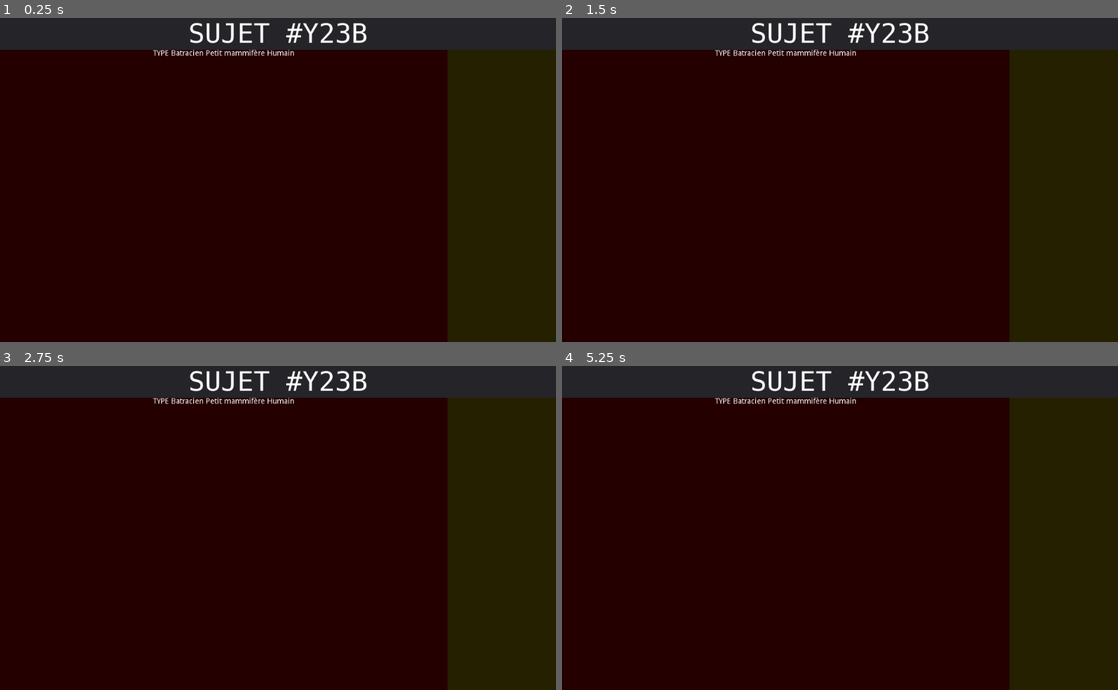
Above: before the commit, frames 1-4 (two rows, left to right).
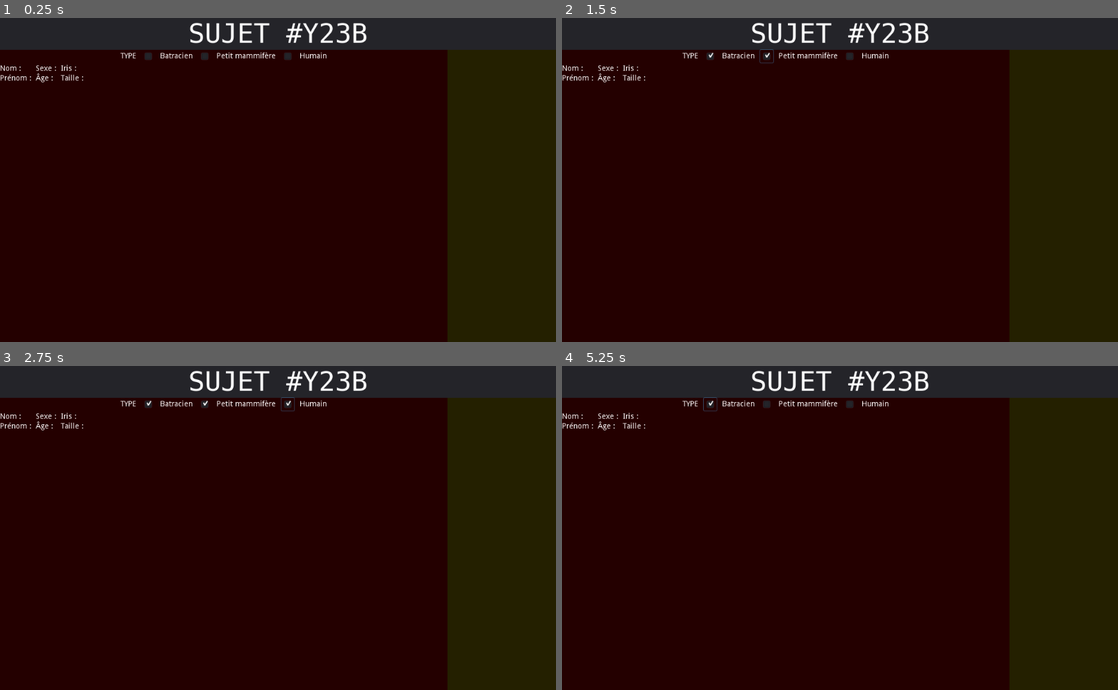
Above: after the commit, the same moments.

Repository: ptiteigne/EscapeProgramme
Game: Godot game, scene res://TestRe.tscn
The game is run twice, just before and just after one commit, with the same random seed, the same clock (stepped at 60 frames per second) and the same inputs. The project has no main scene, so this scene is started directly.
Inputs (mouse positions are in pixels of both pictures, inside the frame that each line leads up to):
- Up to frame 1 (0.25 s): no input
- Up to frame 2 (1.5 s): click (712, 56) at 0.52 s; click (767, 56) at 1.27 s
- Up to frame 3 (2.75 s): click (289, 404) at 2.02 s
- Up to frame 4 (5.25 s): click (712, 404) at 2.77 s; click (767, 404) at 3.52 s; click (851, 404) at 4.27 s; click (712, 404) at 5.02 s

The runs differ from the first frame. In frame 1, 0.7% of the frame differs, in the area x 0-59%, y 9-20%; in frame 2, 0.7%; in frame 3, 0.7%; in frame 4, 0.7%.

Commit message:
Added the identity container

Diff:
--- a/TestRe.tscn
+++ b/TestRe.tscn
@@ -98,30 +98,223 @@
 alignment = 0
 _sections_unfolded = [ "Anchor", "Margin", "Visibility" ]
 
-[node name="HBoxContainer" type="HBoxContainer" parent="Panel/Panel2/VBoxContainer" index="0"]
+[node name="TypeContainer" type="HBoxContainer" parent="Panel/Panel2/VBoxContainer" index="0"]
 
 anchor_left = 0.0
 anchor_top = 0.0
 anchor_right = 0.0
 anchor_bottom = 0.0
 margin_right = 824.0
+margin_bottom = 24.0
+rect_pivot_offset = Vector2( 0, 0 )
+rect_clip_content = false
+mouse_filter = 1
+mouse_default_cursor_shape = 0
+size_flags_horizontal = 1
+size_flags_vertical = 1
+custom_constants/separation = 10
+alignment = 1
+_sections_unfolded = [ "custom_constants" ]
+
+[node name="TypeLabel" type="Label" parent="Panel/Panel2/VBoxContainer/TypeContainer" index="0"]
+
+anchor_left = 0.0
+anchor_top = 0.0
+anchor_right = 0.0
+anchor_bottom = 0.0
+margin_left = 222.0
+margin_top = 5.0
+margin_right = 251.0
+margin_bottom = 19.0
+rect_pivot_offset = Vector2( 0, 0 )
+rect_clip_content = false
+mouse_filter = 2
+mouse_default_cursor_shape = 0
+size_flags_horizontal = 1
+size_flags_vertical = 4
+text = "TYPE"
+percent_visible = 1.0
+lines_skipped = 0
+max_lines_visible = -1
+_sections_unfolded = [ "Anchor", "Grow Direction", "Margin" ]
+
+[node name="BatracienCheck" type="CheckBox" parent="Panel/Panel2/VBoxContainer/TypeContainer" index="1"]
+
+anchor_left = 0.0
+anchor_top = 0.0
+anchor_right = 0.0
+anchor_bottom = 0.0
+margin_left = 261.0
+margin_right = 285.0
+margin_bottom = 24.0
+rect_pivot_offset = Vector2( 0, 0 )
+rect_clip_content = false
+focus_mode = 2
+mouse_filter = 0
+mouse_default_cursor_shape = 0
+size_flags_horizontal = 1
+size_flags_vertical = 1
+toggle_mode = true
+enabled_focus_mode = 2
+shortcut = null
+group = null
+flat = false
+align = 0
+
+[node name="BatracienLabel" type="Label" parent="Panel/Panel2/VBoxContainer/TypeContainer" index="2"]
+
+anchor_left = 0.0
+anchor_top = 0.0
+anchor_right = 0.0
+anchor_bottom = 0.0
+margin_left = 295.0
+margin_top = 5.0
+margin_right = 355.0
+margin_bottom = 19.0
+rect_pivot_offset = Vector2( 0, 0 )
+rect_clip_content = false
+mouse_filter = 2
+mouse_default_cursor_shape = 0
+size_flags_horizontal = 1
+size_flags_vertical = 4
+text = "Batracien"
+percent_visible = 1.0
+lines_skipped = 0
+max_lines_visible = -1
+
+[node name="MammiCheck" type="CheckBox" parent="Panel/Panel2/VBoxContainer/TypeContainer" index="3"]
+
+anchor_left = 0.0
+anchor_top = 0.0
+anchor_right = 0.0
+anchor_bottom = 0.0
+margin_left = 365.0
+margin_right = 389.0
+margin_bottom = 24.0
+rect_pivot_offset = Vector2( 0, 0 )
+rect_clip_content = false
+focus_mode = 2
+mouse_filter = 0
+mouse_default_cursor_shape = 0
+size_flags_horizontal = 1
+size_flags_vertical = 1
+toggle_mode = true
+enabled_focus_mode = 2
+shortcut = null
+group = null
+flat = false
+align = 0
+
+[node name="MammiLabel" type="Label" parent="Panel/Panel2/VBoxContainer/TypeContainer" index="4"]
+
+anchor_left = 0.0
+anchor_top = 0.0
+anchor_right = 0.0
+anchor_bottom = 0.0
+margin_left = 399.0
+margin_top = 5.0
+margin_right = 508.0
+margin_bottom = 19.0
+rect_pivot_offset = Vector2( 0, 0 )
+rect_clip_content = false
+mouse_filter = 2
+mouse_default_cursor_shape = 0
+size_flags_horizontal = 1
+size_flags_vertical = 4
+text = "Petit mammifère"
+percent_visible = 1.0
+lines_skipped = 0
+max_lines_visible = -1
+
+[node name="HumainCheck" type="CheckBox" parent="Panel/Panel2/VBoxContainer/TypeContainer" index="5"]
+
+anchor_left = 0.0
+anchor_top = 0.0
+anchor_right = 0.0
+anchor_bottom = 0.0
+margin_left = 518.0
+margin_right = 542.0
+margin_bottom = 24.0
+rect_pivot_offset = Vector2( 0, 0 )
+rect_clip_content = false
+focus_mode = 2
+mouse_filter = 0
+mouse_default_cursor_shape = 0
+size_flags_horizontal = 1
+size_flags_vertical = 1
+toggle_mode = true
+enabled_focus_mode = 2
+shortcut = null
+group = null
+flat = false
+align = 0
+
+[node name="HumainLabel" type="Label" parent="Panel/Panel2/VBoxContainer/TypeContainer" index="6"]
+
+anchor_left = 0.0
+anchor_top = 0.0
+anchor_right = 0.0
+anchor_bottom = 0.0
+margin_left = 552.0
+margin_top = 5.0
+margin_right = 602.0
+margin_bottom = 19.0
+rect_pivot_offset = Vector2( 0, 0 )
+rect_clip_content = false
+mouse_filter = 2
+mouse_default_cursor_shape = 0
+size_flags_horizontal = 1
+size_flags_vertical = 4
+text = "Humain"
+percent_visible = 1.0
+lines_skipped = 0
+max_lines_visible = -1
+
+[node name="IdentiteContainer" type="GridContainer" parent="Panel/Panel2/VBoxContainer" index="1"]
+
+anchor_left = 0.0
+anchor_top = 0.0
+anchor_right = 0.0
+anchor_bottom = 0.0
+margin_top = 28.0
+margin_right = 824.0
+margin_bottom = 60.0
+rect_pivot_offset = Vector2( 0, 0 )
+rect_clip_content = false
+mouse_filter = 1
+mouse_default_cursor_shape = 0
+size_flags_horizontal = 1
+size_flags_vertical = 1
+columns = 3
+_sections_unfolded = [ "Anchor", "Margin", "custom_constants" ]
+
+[node name="NomLabel" type="Label" parent="Panel/Panel2/VBoxContainer/IdentiteContainer" index="0"]
+
+anchor_left = 0.0
+anchor_top = 0.0
+anchor_right = 0.0
+anchor_bottom = 0.0
+margin_right = 62.0
 margin_bottom = 14.0
 rect_pivot_offset = Vector2( 0, 0 )
 rect_clip_content = false
-mouse_filter = 1
-mouse_default_cursor_shape = 0
-size_flags_horizontal = 1
-size_flags_vertical = 1
-alignment = 1
-
-[node name="LabelTYPE" type="Label" parent="Panel/Panel2/VBoxContainer/HBoxContainer" index="0"]
-
-anchor_left = 0.0
-anchor_top = 0.0
-anchor_right = 0.0
-anchor_bottom = 0.0
-margin_left = 282.0
-margin_right = 311.0
+mouse_filter = 2
+mouse_default_cursor_shape = 0
+size_flags_horizontal = 1
+size_flags_vertical = 4
+text = "Nom : "
+percent_visible = 1.0
+lines_skipped = 0
+max_lines_visible = -1
+
+[node name="SexeLabel" type="Label" parent="Panel/Panel2/VBoxContainer/IdentiteContainer" index="1"]
+
+anchor_left = 0.0
+anchor_top = 0.0
+anchor_right = 0.0
+anchor_bottom = 0.0
+margin_left = 66.0
+margin_right = 108.0
 margin_bottom = 14.0
 rect_pivot_offset = Vector2( 0, 0 )
 rect_clip_content = false
@@ -129,20 +322,19 @@
 mouse_default_cursor_shape = 0
 size_flags_horizontal = 1
 size_flags_vertical = 4
-text = "TYPE"
-percent_visible = 1.0
-lines_skipped = 0
-max_lines_visible = -1
-_sections_unfolded = [ "Anchor", "Grow Direction", "Margin" ]
-
-[node name="LabelTYPE2" type="Label" parent="Panel/Panel2/VBoxContainer/HBoxContainer" index="1"]
-
-anchor_left = 0.0
-anchor_top = 0.0
-anchor_right = 0.0
-anchor_bottom = 0.0
-margin_left = 315.0
-margin_right = 375.0
+text = "Sexe : "
+percent_visible = 1.0
+lines_skipped = 0
+max_lines_visible = -1
+
+[node name="IrisLabel" type="Label" parent="Panel/Panel2/VBoxContainer/IdentiteContainer" index="2"]
+
+anchor_left = 0.0
+anchor_top = 0.0
+anchor_right = 0.0
+anchor_bottom = 0.0
+margin_left = 112.0
+margin_right = 158.0
 margin_bottom = 14.0
 rect_pivot_offset = Vector2( 0, 0 )
 rect_clip_content = false
@@ -150,47 +342,69 @@
 mouse_default_cursor_shape = 0
 size_flags_horizontal = 1
 size_flags_vertical = 4
-text = "Batracien"
-percent_visible = 1.0
-lines_skipped = 0
-max_lines_visible = -1
-
-[node name="LabelTYPE3" type="Label" parent="Panel/Panel2/VBoxContainer/HBoxContainer" index="2"]
-
-anchor_left = 0.0
-anchor_top = 0.0
-anchor_right = 0.0
-anchor_bottom = 0.0
-margin_left = 379.0
-margin_right = 488.0
-margin_bottom = 14.0
-rect_pivot_offset = Vector2( 0, 0 )
-rect_clip_content = false
-mouse_filter = 2
-mouse_default_cursor_shape = 0
-size_flags_horizontal = 1
-size_flags_vertical = 4
-text = "Petit mammifère"
-percent_visible = 1.0
-lines_skipped = 0
-max_lines_visible = -1
-
-[node name="LabelTYPE4" type="Label" parent="Panel/Panel2/VBoxContainer/HBoxContainer" index="3"]
-
-anchor_left = 0.0
-anchor_top = 0.0
-anchor_right = 0.0
-anchor_bottom = 0.0
-margin_left = 492.0
-margin_right = 542.0
-margin_bottom = 14.0
-rect_pivot_offset = Vector2( 0, 0 )
-rect_clip_content = false
-mouse_filter = 2
-mouse_default_cursor_shape = 0
-size_flags_horizontal = 1
-size_flags_vertical = 4
-text = "Humain"
+text = "Iris : "
+percent_visible = 1.0
+lines_skipped = 0
+max_lines_visible = -1
+
+[node name="PrenomLabel" type="Label" parent="Panel/Panel2/VBoxContainer/IdentiteContainer" index="3"]
+
+anchor_left = 0.0
+anchor_top = 0.0
+anchor_right = 0.0
+anchor_bottom = 0.0
+margin_top = 18.0
+margin_right = 62.0
+margin_bottom = 32.0
+rect_pivot_offset = Vector2( 0, 0 )
+rect_clip_content = false
+mouse_filter = 2
+mouse_default_cursor_shape = 0
+size_flags_horizontal = 1
+size_flags_vertical = 4
+text = "Prénom : "
+percent_visible = 1.0
+lines_skipped = 0
+max_lines_visible = -1
+
+[node name="AgeLabel" type="Label" parent="Panel/Panel2/VBoxContainer/IdentiteContainer" index="4"]
+
+anchor_left = 0.0
+anchor_top = 0.0
+anchor_right = 0.0
+anchor_bottom = 0.0
+margin_left = 66.0
+margin_top = 18.0
+margin_right = 108.0
+margin_bottom = 32.0
+rect_pivot_offset = Vector2( 0, 0 )
+rect_clip_content = false
+mouse_filter = 2
+mouse_default_cursor_shape = 0
+size_flags_horizontal = 1
+size_flags_vertical = 4
+text = "Âge : "
+percent_visible = 1.0
+lines_skipped = 0
+max_lines_visible = -1
+
+[node name="TailleLabel" type="Label" parent="Panel/Panel2/VBoxContainer/IdentiteContainer" index="5"]
+
+anchor_left = 0.0
+anchor_top = 0.0
+anchor_right = 0.0
+anchor_bottom = 0.0
+margin_left = 112.0
+margin_top = 18.0
+margin_right = 158.0
+margin_bottom = 32.0
+rect_pivot_offset = Vector2( 0, 0 )
+rect_clip_content = false
+mouse_filter = 2
+mouse_default_cursor_shape = 0
+size_flags_horizontal = 1
+size_flags_vertical = 4
+text = "Taille : "
 percent_visible = 1.0
 lines_skipped = 0
 max_lines_visible = -1
